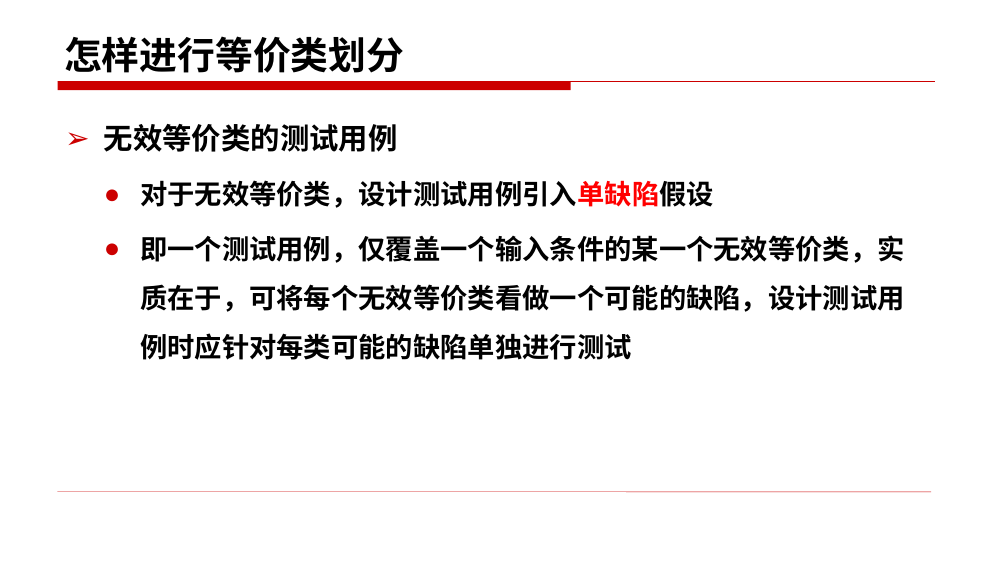
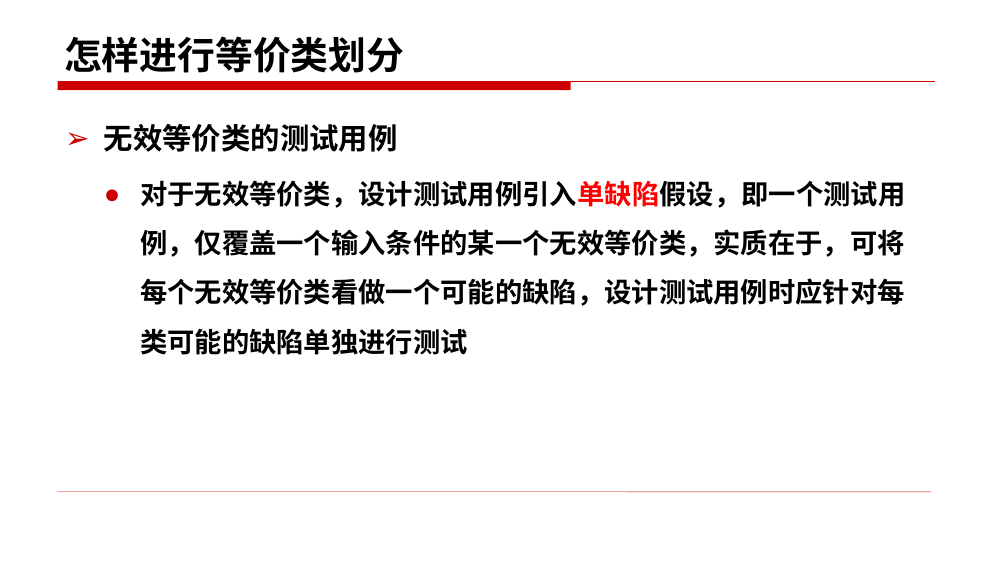
Before and after one commit to edu2act/course-foundation-software-tesing, a slide deck: slide 28 of materials/slides/3.1.pptx. Drawn at 1008x567 pixels with LibreOffice and Linux fonts; fonts in the diff are those of the drawing. Boxes give left, top, right and bottom in pixels: in the first picture for what was removed or moved away, otherwise in the second. Text is boxed around its words. In the diff, an @@ line names an element or a change of style, - is before the commit and + after.

```diff
--- a/materials/slides/3.1.pptx
+++ b/materials/slides/3.1.pptx
@@ text at box(140, 180, 905, 355): text changed @@
-  ● 对于无效等价类，设计测试用例引入单缺陷假设
-  ● 即一个测试用例，仅覆盖一个输入条件的某一个无效等价类，实质在于，可将每个无效等价类看做一个可能的缺陷，设计测试用例时应针对每类可能的缺陷单独进行测试
+  ● 对于无效等价类，设计测试用例引入单缺陷假设，即一个测试用例，仅覆盖一个输入条件的某一个无效等价类，实质在于，可将每个无效等价类看做一个可能的缺陷，设计测试用例时应针对每类可能的缺陷单独进行测试
```
Also in this commit, not shown: 24 other slides changed, 5 slides added, 6 slides removed, 36 other files.
